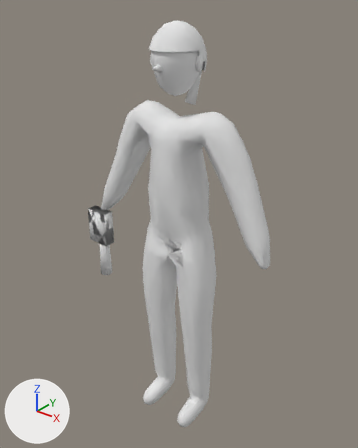
The glTF model assets/actors/crowd/fan02.glb, before and after one commit.
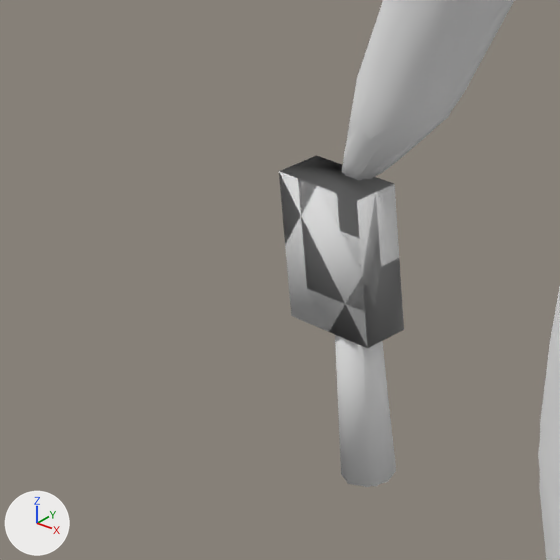
Old and new are each drawn whole from a 50 mm camera at (1.061, -1.327, 1.715) aimed at (-0.035, 0.043, 0.866) and again close up on the part from 8% to 41% of the width and 39% to 65% of the height. Arrows for +X, +Y and +Z are at lower left; the lights stay in place. The first two pictures are the older version. Vertices at exactly the same position are counted once.

Objects in the first close-up: 'fan02', 'fan02_lod1'.
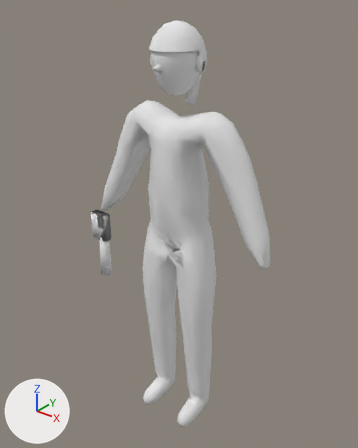
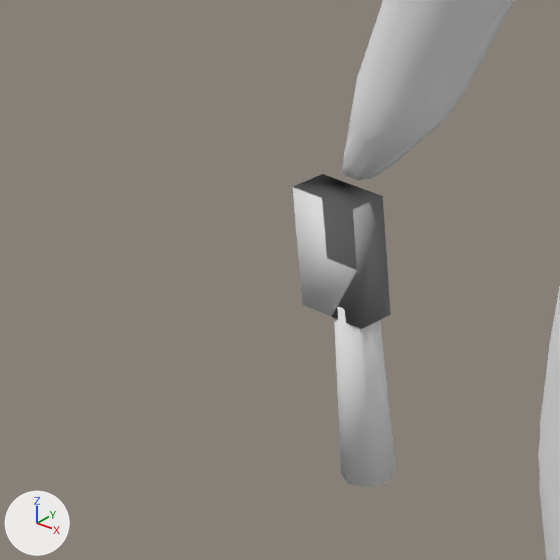
The change, as a diff of the scene's bpy script:
```diff
--- a/assets/actors/crowd/fan02.glb.py
+++ b/assets/actors/crowd/fan02.glb.py
@@ me_fan02 @@
 # used by ob_fan02; location = (0.0, 0.0, 0.0)
-me_fan02.from_pydata(...)  # 787 vertices, 1500 faces; spans x -0.46..0.4, y -0.13..0.13, z -0.02..1.61
+me_fan02.from_pydata(...)  # 787 vertices, 1500 faces; spans x -0.45..0.4, y -0.13..0.13, z -0.02..1.61
+# me_fan02 part 1: the loose piece of 8 vertices spanning x -0.46..-0.36, y -0.05..0.0, z 0.7..0.84 is scaled about its middle by (0.773, 0.8, 0.812)
+# other edits to the shape of me_fan02 do not show in these pictures
 me_fan02.materials.append(mat_crowd_fan)
@@ me_fan02_lod1 @@
 # used by ob_fan02_lod1; location = (0.0, 0.0, 0.0)
-me_fan02_lod1.from_pydata(...)  # 360 vertices, 650 faces; spans x -0.46..0.4, y -0.13..0.13, z -0.02..1.61
+me_fan02_lod1.from_pydata(...)  # 360 vertices, 650 faces; spans x -0.45..0.4, y -0.13..0.13, z -0.02..1.61
+# me_fan02_lod1 part 2: the loose piece of 8 vertices spanning x -0.46..-0.36, y -0.05..0.0, z 0.7..0.84 is deleted
+# other edits to the shape of me_fan02_lod1 do not show in these pictures
 me_fan02_lod1.materials.append(mat_crowd_fan)
```

Where the change shows, as pixel boxes [x1, y1, x2, y2] in the close-ups (560 x 560 px; the box of a moved part takes in the faces that stretch with it):
'fan02', reshaped: before [279, 0, 560, 560]; after [292, 0, 560, 560]
'fan02_lod1', reshaped: before [279, 0, 560, 560]; after [339, 0, 560, 560]
part 1 of me_fan02, moved or reshaped: before [279, 155, 404, 348]; after [292, 174, 391, 329]
part 2 of me_fan02_lod1, deleted: before [279, 157, 403, 345]
